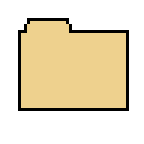
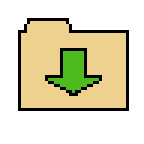
Layers edited between the first and the second (144, 144) image:
painted on "Hintergrund" over [left=45, top=48, right=102, bottom=96]
